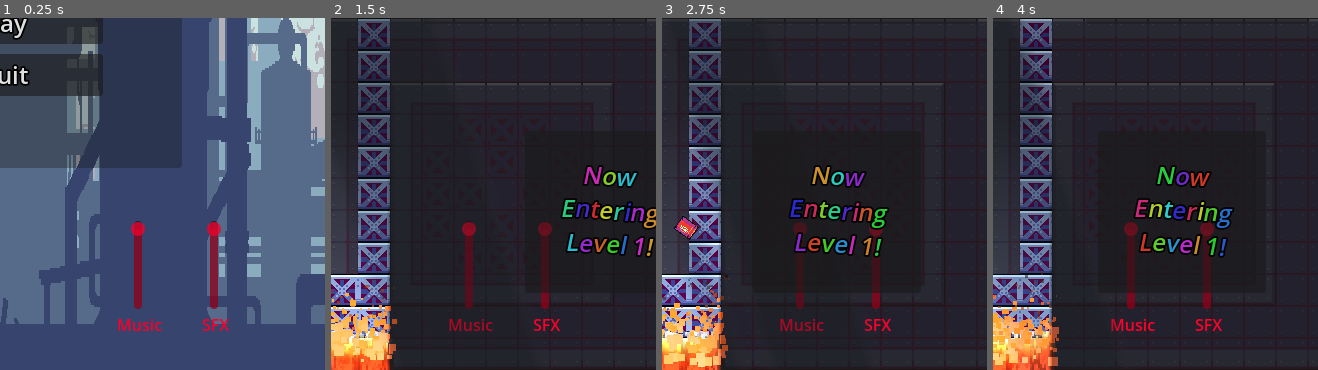
Above: before the commit, frames 1-4 (left to right).
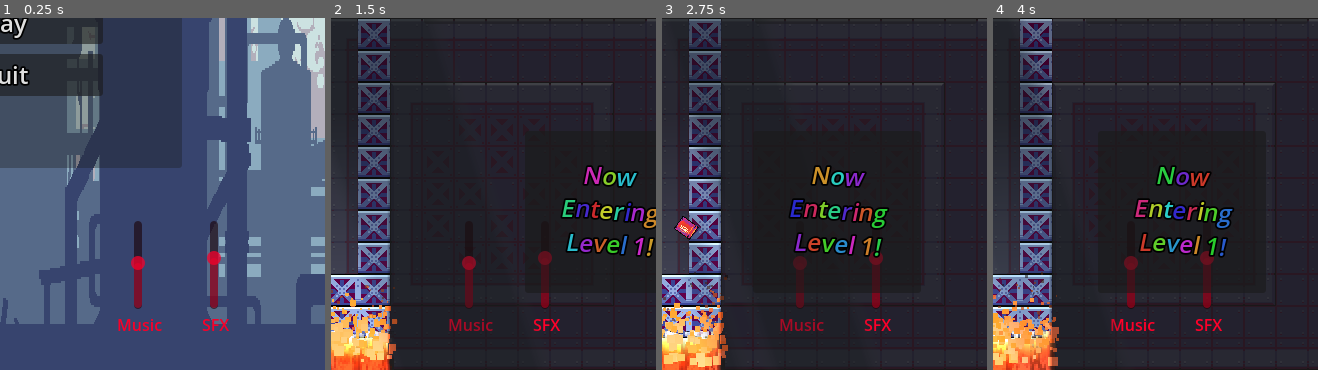
Above: after the commit, the same moments.

Repository: RexShipton/SkyRise-Scaler
Game: Godot game, scene res://scenes/main_menu.tscn
The game is run twice, just before and just after one commit, with the same random seed, the same clock (stepped at 60 frames per second) and the same inputs. Sound files missing from this copy of the repository are replaced by a short silence.
Inputs (mouse positions are % of the whole screen's width and height, from its top left):
- Up to frame 1 (0.25 s): no input
- Up to frame 2 (1.5 s): click "Play" at 0.5 s; move the mouse to (72, 45) at 1.27 s; hold Right (block_right) from 1.28 s (still down); hold Down (block_fast_fall) from 1.28 s (still down)
- Up to frame 3 (2.75 s): keep holding Right (block_right); tap W (character_jump) at 1.52, 2.27 s; move the mouse to (30, 55) at 2.02 s; release Down (block_fast_fall) at 2.03 s; tap Up (block_rotate) at 2.1 s
- Up to frame 4 (4 s): move the mouse to (60, 28) at 2.77 s; release Right (block_right) at 2.78 s; hold Left (block_left) 2.78-3.53 s; hold S (character_crouch) 2.78-3.53 s; move the mouse to (45, 70) at 3.52 s; hold Right (block_right) from 3.53 s (still down); tap Down (block_fast_fall) at 3.6 s; tap W (character_jump) at 3.77 s
The pictures show only the part of the screen within x 50-100%, y 50-100%; the shares and areas given below are measured in that part.

The runs differ from the first frame. In frame 1, 0.8% of the frame differs, in the area x 40-68%, y 57-83%; in frame 2, 0.8%; in frame 3, 0.4%; in frame 4, 0.8%.

Commit message:
adjusted default volumes

Diff:
--- a/new-game-project/default_bus_layout.tres
+++ b/new-game-project/default_bus_layout.tres
@@ -5,11 +5,11 @@
 bus/1/solo = false
 bus/1/mute = false
 bus/1/bypass_fx = false
-bus/1/volume_db = 0.0
+bus/1/volume_db = -5.72686
 bus/1/send = &"Master"
 bus/2/name = &"sfx"
 bus/2/solo = false
 bus/2/mute = false
 bus/2/bypass_fx = false
-bus/2/volume_db = 0.0
+bus/2/volume_db = -4.50411
 bus/2/send = &"Master"
